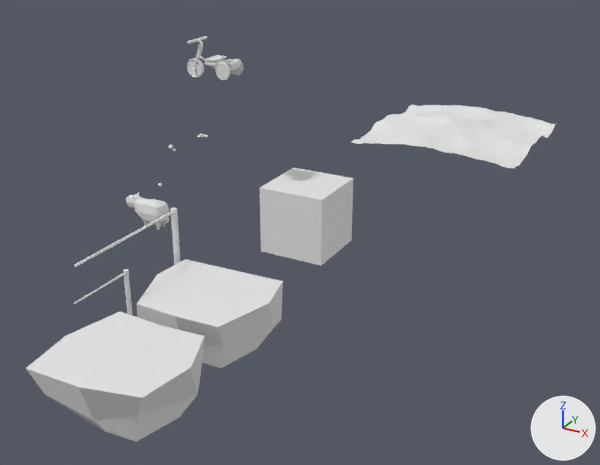
A saved change to the FBX model rock-main.fbx.
Camera for both pictures: a camera (50 mm lens) standing at (32.6, -70.6, 30.7) and looking at (-4.6, -3.0, -3.1). The lights are fixed; the arrows at lower right show +X, +Y and +Z. Where no turn or scale is listed for an object, it has been applied to the vertices.
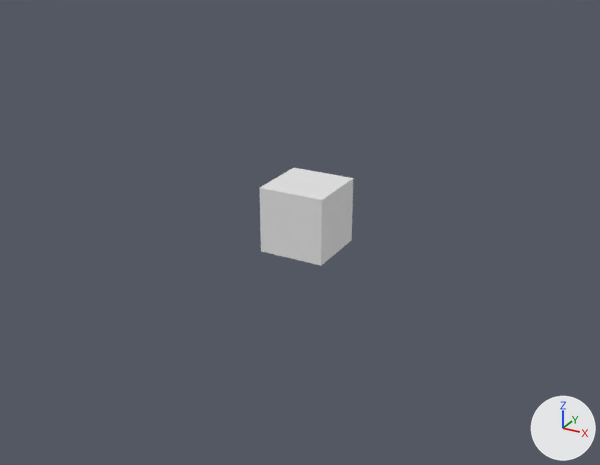
The newer file is also turned or shifted as a whole; pictures and numbers use the older file's frame.

The change, as a list of edits to the scene's bpy script:
```text
Remove ob_plane:
    ob_plane = bpy.data.objects.new('Plane', me_plane_002)
    ob_plane.location = (0.59, 29.53, -0.08)
Remove ob_cylinder_003:
    ob_cylinder_003 = bpy.data.objects.new('Cylinder.003', me_cylinder_008)
    ob_cylinder_003.location = (-5.64, -21.79, 2.67)
Remove ob_cylinder_004:
    ob_cylinder_004 = bpy.data.objects.new('Cylinder.004', me_cylinder_009)
    ob_cylinder_004.location = (-18.22, 0.07, 4.22)
Remove ob_cube:
    ob_cube = bpy.data.objects.new('Cube', me_cube_002)
    ob_cube.location = (-15.67, -12.42, 0.5)
Remove ob_bike:
    ob_bike = bpy.data.objects.new('bike', me_cube_001)
    ob_bike.location = (-11.37, -5.33, 12.69)
Remove ob_cylinder_002:
    ob_cylinder_002 = bpy.data.objects.new('Cylinder.002', me_cylinder_007)
    ob_cylinder_002.location = (-7.15, -26.31, -0.4)
Remove ob_cylinder_001:
    ob_cylinder_001 = bpy.data.objects.new('Cylinder.001', me_cylinder_006)
    ob_cylinder_001.location = (-0.04, -34.81, -1.24)
Remove ob_cylinder:
    ob_cylinder = bpy.data.objects.new('Cylinder', me_cylinder)
    ob_cylinder.location = (-0.04, -25.18, -1.24)
```

Pixel boxes (x1, y1, x2, y2) of what changed, in the pictures (600 x 465 px):
'Cylinder.001', deleted: before (26, 311, 205, 442)
'Cylinder', deleted: before (137, 259, 283, 368)
'Plane', deleted: before (351, 104, 556, 168)
'bike', deleted: before (187, 36, 244, 81)
'Cube', deleted: before (126, 192, 170, 230)
'Cylinder.003', deleted: before (74, 207, 180, 267)
'Cylinder.002', deleted: before (74, 269, 133, 316)
'Cylinder.004', deleted: before (197, 134, 208, 138)
